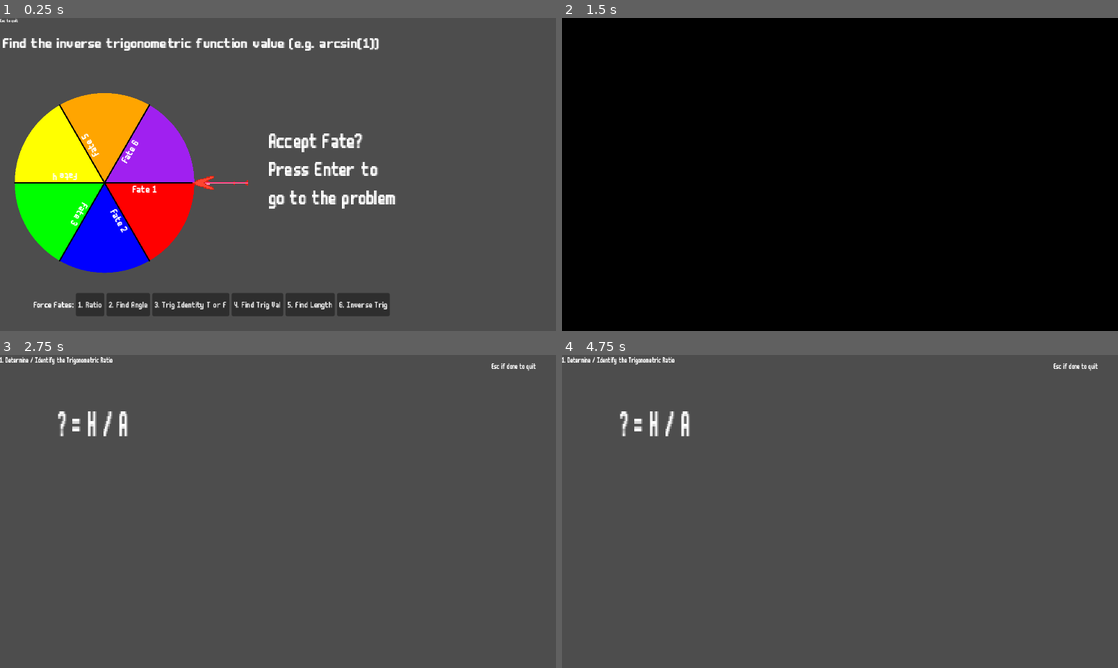
Above: before the commit, frames 1-4 (two rows, left to right).
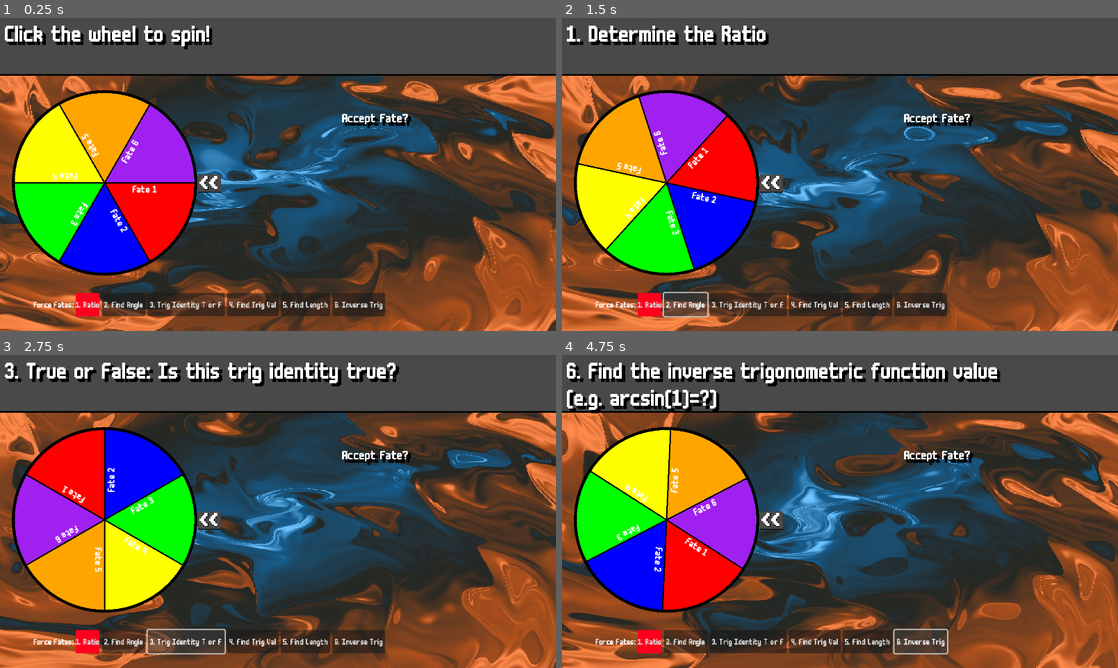
Above: after the commit, the same moments.

Repository: DinoStarBros/Spingonometry
Game: Godot game, scene res://screens/spingonometry/spingonometry.tscn
Two runs of this game, one before a commit and one after it. Both use one fixed random seed, a clock stepped at 60 frames per second and the inputs below.
Inputs (mouse positions are in pixels of both pictures, inside the frame that each line leads up to):
- Up to frame 1 (0.25 s): no input
- Up to frame 2 (1.5 s): click "1. Ratio" at 0.5 s; click (684, 305) at 1.25 s, where only the run after the commit has a clickable "2. Find Angle"
- Up to frame 3 (2.75 s): click (183, 642) at 2 s, where only the run after the commit has a clickable "3. Trig Identity T or F"
- Up to frame 4 (4.75 s): click (812, 642) at 2.75 s, where only the run after the commit has a clickable "4. Find Trig Val"; click (867, 642) at 3.5 s, where only the run after the commit has a clickable "5. Find Length"; click (923, 642) at 4.25 s, where only the run after the commit has a clickable "6. Inverse Trig"

The runs differ from the first frame. In frame 1, 68% of the frame differs, in the area x 0-100%, y 0-100%; in frame 2, 98%; in frame 3, 85%; in frame 4, 87%.

Commit message:
Refactor spingonometry UI and wheel controls
Changed spingonometry screen to use Control node, added shader background and music, and restyled force fate buttons. Updated wheel controls to use a custom 'spin' input action and improved visual feedback with new UI elements. Added 'How to play' button to title screen and refactored button layout. Minor fixes to question text and process function signatures.

Diff:
--- a/project.godot
+++ b/project.godot
@@ -54,6 +54,20 @@
 "events": [Object(InputEventKey,"resource_local_to_scene":false,"resource_name":"","device":-1,"window_id":0,"alt_press …(195 unchanged characters)…
 ]
 }
+spin={
+"deadzone": 0.2,
+"events": [Object(InputEventKey,"resource_local_to_scene":false,"resource_name":"","device":-1,"window_id":0,"alt_pressed":false,"shift_pressed":false,"ctrl_pressed":false,"meta_pressed":false,"pressed":false,"keycode":0,"physical_keycode":32,"key_label":0,"unicode":32,"location":0,"echo":false,"script":null)
+]
+}
+accept_fate={
+"deadzone": 0.2,
+"events": [Object(InputEventKey,"resource_local_to_scene":false,"resource_name":"","device":-1,"window_id":0,"alt_pressed":false,"shift_pressed":false,"ctrl_pressed":false,"meta_pressed":false,"pressed":false,"keycode":0,"physical_keycode":4194309,"key_label":0,"unicode":0,"location":0,"echo":false,"script":null)
+]
+}
+
+[input_devices]
+
+pointing/emulate_touch_from_mouse=true
 
 [rendering]
 
--- a/screens/inverse_trig/inverse_trig.gd
+++ b/screens/inverse_trig/inverse_trig.gd
@@ -17,7 +17,7 @@
 func _ready() -> void:
 	question_index = randi_range(0,2)
 
-func _process(delta: float) -> void:
+func _process(_delta: float) -> void:
 	%question.text = rand_questions[question_index]
 	%answer.text = answers[question_index]
 
--- a/screens/spingonometry/spingonometry.gd
+++ b/screens/spingonometry/spingonometry.gd
@@ -1,5 +1,6 @@
-extends Node2D
+extends Control
 
+@onready var wheel: Wheel = %wheel
 
 func _ready() -> void:
 	%"1".pressed.connect(force_1)
@@ -14,19 +15,57 @@
 		Global.change_scene("res://screens/title/title_screen.tscn")
 
 func force_1() -> void:
-	Global.change_scene(GScnRef.screen["f1"])
+	#Global.change_scene(GScnRef.screen["f1"])
+	#wheel.wheel.rotation_degrees = 330
+	if not wheel.spinning:
+		_create_property_tween(wheel.wheel, "rotation_degrees", 330)
 
 func force_2() -> void:
-	Global.change_scene(GScnRef.screen["f2"])
+	#Global.change_scene(GScnRef.screen["f2"])
+	#wheel.wheel.rotation_degrees = 270
+	if not wheel.spinning:
+		_create_property_tween(wheel.wheel, "rotation_degrees", 270)
 
 func force_3() -> void:
-	Global.change_scene(GScnRef.screen["f3"])
+	#Global.change_scene(GScnRef.screen["f3"])
+	#wheel.wheel.rotation_degrees = 210
+	if not wheel.spinning:
+		_create_property_tween(wheel.wheel, "rotation_degrees", 210)
 
 func force_4() -> void:
-	Global.change_scene(GScnRef.screen["f4"])
+	#Global.change_scene(GScnRef.screen["f4"])
+	#wheel.wheel.rotation_degrees = 150
+	if not wheel.spinning:
+		_create_property_tween(wheel.wheel, "rotation_degrees", 150)
 
 func force_5() -> void:
-	Global.change_scene(GScnRef.screen["f5"])
+	#Global.change_scene(GScnRef.screen["f5"])
+	#wheel.wheel.rotation_degrees = 90
+	if not wheel.spinning:
+		_create_property_tween(wheel.wheel, "rotation_degrees", 90)
 
 func force_6() -> void:
-	Global.change_scene(GScnRef.screen["f6"])
+	#Global.change_scene(GScnRef.screen["f6"])wheel.wheel.rotation_degrees = 30
+	#wheel.wheel.rotation_degrees = 30
+	if not wheel.spinning:
+		_create_property_tween(wheel.wheel, "rotation_degrees", 30)
+
+var tween : Tween
+var property_tween : Object
+var tween_ease : Object
+func _create_property_tween(
+	node:Node,
+	property: NodePath,
+	to:Variant,
+	time:float=0.5,
+	set_ease:Tween.EaseType=Tween.EASE_IN_OUT,
+	set_trans:Tween.TransitionType=Tween.TRANS_SINE
+	) -> void:
+
+	if tween:
+		tween.kill()
+
+	tween = create_tween()
+	property_tween = tween.tween_property(node, property, to, time)
+	tween_ease = property_tween.set_ease(set_ease)
+	tween_ease.set_trans(set_trans)
--- a/screens/spingonometry/spingonometry.tscn
+++ b/screens/spingonometry/spingonometry.tscn
@@ -1,20 +1,58 @@
-[gd_scene load_steps=3 format=3 uid="uid://ds6nmoxh8prgt"]
+[gd_scene load_steps=10 format=3 uid="uid://ds6nmoxh8prgt"]
 
 [ext_resource type="Script" uid="uid://dws8cegxai07w" path="res://screens/spingonometry/spingonometry.gd" id="1_jy4mf"]
+[ext_resource type="Shader" uid="uid://bhe5gtq46s652" path="res://shaders/balatro_bg.gdshader" id="3_g81br"]
 [ext_resource type="PackedScene" uid="uid://md4y0xd4jcq6" path="res://stuff/wheel/wheel.tscn" id="3_m6f1x"]
+[ext_resource type="AudioStream" uid="uid://dot5mpa7nqpj7" path="res://Audio/planemusic/CardTowerMenu.wav" id="4_m6f1x"]
 
-[node name="spingonometry" type="Node2D"]
+[sub_resource type="StyleBoxFlat" id="StyleBoxFlat_m6f1x"]
+bg_color = Color(0.9924428, 0, 0.11929154, 1)
+
+[sub_resource type="StyleBoxFlat" id="StyleBoxFlat_n2siu"]
+bg_color = Color(0.6797177, 0, 0.06600781, 1)
+
+[sub_resource type="StyleBoxFlat" id="StyleBoxFlat_5rnd7"]
+bg_color = Color(0.99994475, 0.42303133, 0.38035807, 1)
+
+[sub_resource type="StyleBoxFlat" id="StyleBoxFlat_ogyxe"]
+bg_color = Color(0.6797177, 0, 0.06600781, 1)
+
+[sub_resource type="ShaderMaterial" id="ShaderMaterial_g81br"]
+shader = ExtResource("3_g81br")
+shader_parameter/spin_rotation_speed = 2.0
+shader_parameter/move_speed = 7.0
+shader_parameter/offset = Vector2(0, 0)
+shader_parameter/colour_1 = Color(0.81253684, 0.35196674, 0.10389296, 1)
+shader_parameter/colour_2 = Color(0, 0.42, 0.706, 1)
+shader_parameter/colour_3 = Color(0.086, 0.137, 0.145, 1)
+shader_parameter/contrast = 3.5
+shader_parameter/lighting = 0.4
+shader_parameter/spin_amount = 0.095
+shader_parameter/pixel_filter = 740.0
+shader_parameter/is_rotating = false
+
+[node name="spingonometry" type="Control"]
+layout_mode = 3
+anchors_preset = 15
+anchor_right = 1.0
+anchor_bottom = 1.0
+grow_horizontal = 2
+grow_vertical = 2
 script = ExtResource("1_jy4mf")
 
 [node name="Label" type="Label" parent="."]
+visible = false
+layout_mode = 0
 offset_right = 40.0
 offset_bottom = 23.0
 text = "Esc to quit"
 
 [node name="wheel" parent="." instance=ExtResource("3_m6f1x")]
+unique_name_in_owner = true
 position = Vector2(361, 569)
 
 [node name="force_fates_buttons" type="HBoxContainer" parent="."]
+layout_mode = 0
 offset_left = 116.0
 offset_top = 949.0
 offset_right = 926.0
@@ -28,6 +66,10 @@
 [node name="1" type="Button" parent="force_fates_buttons"]
 unique_name_in_owner = true
 layout_mode = 2
+theme_override_styles/normal = SubResource("StyleBoxFlat_m6f1x")
+theme_override_styles/pressed = SubResource("StyleBoxFlat_n2siu")
+theme_override_styles/hover = SubResource("StyleBoxFlat_5rnd7")
+theme_override_styles/hover_pressed_mirrored = SubResource("StyleBoxFlat_ogyxe")
 text = "1. Ratio"
 
 [node name="2" type="Button" parent="force_fates_buttons"]
@@ -54,3 +96,20 @@
 unique_name_in_owner = true
 layout_mode = 2
 text = "6. Inverse Trig"
+
+[node name="balatro_bg" type="ColorRect" parent="."]
+z_index = -5
+material = SubResource("ShaderMaterial_g81br")
+layout_mode = 1
+anchors_preset = 15
+anchor_right = 1.0
+anchor_bottom = 1.0
+grow_horizontal = 2
+grow_vertical = 2
+mouse_filter = 2
+
+[node name="music" type="AudioStreamPlayer" parent="."]
+stream = ExtResource("4_m6f1x")
+volume_db = -10.0
+autoplay = true
+bus = &"Music"
--- a/screens/title/title_screen.gd
+++ b/screens/title/title_screen.gd
@@ -6,12 +6,21 @@
 	SceneManager.fade_in()
 	%numFallSpawnTimer.timeout.connect(_numfall_timer_timeout)
 
+
+	%play.pressed.connect(_on_play_pressed)
+	%how2play.pressed.connect(_how2play_pressed)
+	%quit.pressed.connect(_on_quit_pressed)
+
 func _on_play_pressed() -> void:
 	#Global.change_scene("res://screens/spingonometry/spingonometry.tscn")
 	Global.change_scene("res://screens/spingonometry/spingonometry.tscn")
 
+func _how2play_pressed() -> void:
+	pass
+
 func _on_quit_pressed() -> void:
 	get_tree().quit()
+
 
 func _numfall_timer_timeout() -> void:
 	for n in randi_range(1, 3):
--- a/screens/title/title_screen.tscn
+++ b/screens/title/title_screen.tscn
@@ -17,6 +17,21 @@
 [sub_resource type="StyleBoxFlat" id="StyleBoxFlat_7rk1i"]
 content_margin_bottom = 4.0
 bg_color = Color(0.9999998, 0.14295253, 0.10145304, 1)
+anti_aliasing = false
+
+[sub_resource type="StyleBoxFlat" id="StyleBoxFlat_1k1ey"]
+content_margin_bottom = 4.0
+bg_color = Color(0, 0.63127697, 0.19370607, 1)
+anti_aliasing = false
+
+[sub_resource type="StyleBoxFlat" id="StyleBoxFlat_le681"]
+content_margin_bottom = 4.0
+bg_color = Color(8.663535e-07, 0.35244143, 0.09171607, 1)
+anti_aliasing = false
+
+[sub_resource type="StyleBoxFlat" id="StyleBoxFlat_o2ied"]
+content_margin_bottom = 4.0
+bg_color = Color(5.8719515e-06, 0.7648428, 0.2402178, 1)
 anti_aliasing = false
 
 [sub_resource type="StyleBoxFlat" id="StyleBoxFlat_6usmv"]
@@ -71,23 +86,23 @@
 
 [node name="buttons" type="VBoxContainer" parent="."]
 layout_mode = 1
-anchors_preset = 8
+anchors_preset = 7
 anchor_left = 0.5
-anchor_top = 0.5
+anchor_top = 1.0
 anchor_right = 0.5
-anchor_bottom = 0.5
-offset_left = -158.0
-offset_top = 247.0
-offset_right = 1.0
-offset_bottom = 371.0
+anchor_bottom = 1.0
+offset_left = -230.0
+offset_top = -494.0
+offset_bottom = -309.0
 grow_horizontal = 2
-grow_vertical = 2
+grow_vertical = 0
 scale = Vector2(2, 2)
 size_flags_horizontal = 4
 size_flags_vertical = 8
 theme_override_constants/separation = 10
 
 [node name="play" type="Button" parent="buttons"]
+unique_name_in_owner = true
 layout_mode = 2
 theme_override_constants/outline_size = 10
 theme_override_font_sizes/font_size = 50
@@ -96,7 +111,18 @@
 theme_override_styles/hover = SubResource("StyleBoxFlat_7rk1i")
 text = "   Play   "
 
+[node name="how2play" type="Button" parent="buttons"]
+unique_name_in_owner = true
+layout_mode = 2
+theme_override_constants/outline_size = 10
+theme_override_font_sizes/font_size = 50
+theme_override_styles/normal = SubResource("StyleBoxFlat_1k1ey")
+theme_override_styles/pressed = SubResource("StyleBoxFlat_le681")
+theme_override_styles/hover = SubResource("StyleBoxFlat_o2ied")
+text = "How to play"
+
 [node name="quit" type="Button" parent="buttons"]
+unique_name_in_owner = true
 layout_mode = 2
 theme_override_constants/outline_size = 10
 theme_override_font_sizes/font_size = 50
@@ -114,10 +140,10 @@
 anchor_top = 0.5
 anchor_right = 0.5
 anchor_bottom = 0.5
-offset_left = -494.5
-offset_top = -100.5
-offset_right = 494.5
-offset_bottom = 100.5
+offset_left = -494.0
+offset_top = -347.0
+offset_right = 495.0
+offset_bottom = -146.0
 grow_horizontal = 2
 grow_vertical = 2
 theme_override_font_sizes/font_size = 200
@@ -162,9 +188,6 @@
 
 [node name="music" type="AudioStreamPlayer" parent="."]
 stream = ExtResource("3_7rk1i")
-volume_db = -15.0
+volume_db = -10.0
 autoplay = true
 bus = &"Music"
-
-[connection signal="pressed" from="buttons/play" to="." method="_on_play_pressed"]
-[connection signal="pressed" from="buttons/quit" to="." method="_on_quit_pressed"]
--- a/screens/trig_identity_TorF/trig_identity_tor_f.gd
+++ b/screens/trig_identity_TorF/trig_identity_tor_f.gd
@@ -1,8 +1,8 @@
 extends Node2D
 
 var question_index : int = 0
-var ranodm_questions : Array[String] =[
-	"sin2 + cos2 = 2",
+var ranodm_questions : Array[String] = [
+	"sin² + cos² = ",
 	"tan = sin / cos",
 	"csc = 1 / cos",
 	"csc = 1 / sin"
--- a/shaders/balatro_bg.gdshader
+++ b/shaders/balatro_bg.gdshader
@@ -1,4 +1,3 @@
-
 shader_type canvas_item;
 //took it directly from balatro source code
 //buy balatro now: https://www.playbalatro.com
--- a/stuff/wheel/wheel.gd
+++ b/stuff/wheel/wheel.gd
@@ -13,6 +13,7 @@
 	await get_tree().create_timer(0.1).timeout
 	%fateSelected.stop()
 
+
 func start_spin() -> void:
 	if not spinning and rot_vel <= 10:
 		fate_accepted = false
@@ -21,7 +22,7 @@
 		%startDecelerateTimer.start(randf_range(0.7,1.2))
 
 func _input(_event: InputEvent) -> void:
-	if Input.is_action_just_pressed("space"):
+	if Input.is_action_just_pressed("spin"):
 		start_spin()
 
 	if Input.is_action_just_pressed("Enter") and fate_accepted:
@@ -91,7 +92,8 @@
 		problem_scn_str = GScnRef.screen["f5"]
 
 	elif wheel.rotation_degrees > quadrants[5].x and wheel.rotation_degrees < quadrants[5].y:
-		debug_txt.text = "6. Find the inverse trigonometric function value (e.g. arcsin(1))"
+		debug_txt.text = "6. Find the inverse trigonometric function value
+		(e.g. arcsin(1)=?)"
 		problem_scn_str = GScnRef.screen["f6"]
 
 var click_just_played : bool = false
--- a/stuff/wheel/wheel.tscn
+++ b/stuff/wheel/wheel.tscn
@@ -6,14 +6,38 @@
 [ext_resource type="AudioStream" uid="uid://1ch63fbrbyjn" path="res://Audio/goodresult-82807.mp3" id="5_diyo3"]
 [ext_resource type="Script" uid="uid://bweh8jvtipns3" path="res://stuff/wheel/proc_wheel.gd" id="5_ltls0"]
 
+[sub_resource type="LabelSettings" id="LabelSettings_diyo3"]
+font_size = 90
+shadow_size = 5
+shadow_color = Color(0, 0, 0, 1)
+shadow_offset = Vector2(10, 10)
+
+[sub_resource type="LabelSettings" id="LabelSettings_ltls0"]
+font_size = 50
+shadow_size = 5
+shadow_color = Color(0, 0, 0, 1)
+shadow_offset = Vector2(10, 10)
+
+[sub_resource type="LabelSettings" id="LabelSettings_cjt4m"]
+font_size = 100
+shadow_size = 5
+shadow_color = Color(0, 0, 0, 1)
+
+[sub_resource type="CircleShape2D" id="CircleShape2D_ltls0"]
+radius = 323.65
+
 [node name="wheel" type="Node2D"]
 script = ExtResource("1_6uonh")
 
-[node name="proc_wheel" type="Node2D" parent="."]
+[node name="shadow_wheel" type="Node2D" parent="."]
+modulate = Color(0, 0, 0, 1)
+z_index = 1
 scale = Vector2(1.6, 1.6)
+script = ExtResource("5_ltls0")
 
 [node name="wheel" type="Node2D" parent="."]
 unique_name_in_owner = true
+z_index = 2
 scale = Vector2(1.55, 1.55)
 script = ExtResource("5_ltls0")
 
@@ -106,6 +130,8 @@
 text = "Fate 6"
 
 [node name="pointer" type="Sprite2D" parent="."]
+visible = false
+z_index = 3
 position = Vector2(400, 0)
 scale = Vector2(3, 3)
 texture = ExtResource("3_l6a76")
@@ -116,28 +142,44 @@
 
 [node name="debug_txt" type="Label" parent="."]
 unique_name_in_owner = true
-offset_left = -351.0
-offset_top = -512.0
-offset_right = 109.0
-offset_bottom = -489.0
-scale = Vector2(3.87621, 3.2762)
-text = "Find the inverse trigonometric function value (e.g. arcsin(1))"
+offset_left = -344.0
+offset_top = -562.0
+offset_right = 1756.0
+offset_bottom = -461.0
+text = "Click the wheel to spin!"
+label_settings = SubResource("LabelSettings_diyo3")
+
+[node name="big_text_bg" type="ColorRect" parent="."]
+show_behind_parent = true
+z_index = -1
+offset_left = -445.0
+offset_top = -574.0
+offset_right = 2027.0
+offset_bottom = -375.0
+color = Color(0.28729492, 0.28729492, 0.2872949, 1)
+
+[node name="big_text_bg_shadow" type="ColorRect" parent="big_text_bg"]
+show_behind_parent = true
+z_index = -1
+layout_mode = 0
+offset_left = 7.0
+offset_top = 6.0
+offset_right = 2479.0
+offset_bottom = 205.0
+color = Color(0, 0, 0, 1)
 
 [node name="accept_fate" type="Node2D" parent="."]
 unique_name_in_owner = true
-visible = false
-position = Vector2(1166, -145)
-scale = Vector2(5.33803, 5.56034)
+position = Vector2(551, -304)
 
 [node name="Label" type="Label" parent="accept_fate"]
-offset_left = -112.401
-offset_top = -7.91316
-offset_right = 26.5989
-offset_bottom = 67.0868
-scale = Vector2(0.840434, 0.877921)
-text = "Accept Fate?
-Press Enter to
-go to the problem"
+offset_left = -78.0
+offset_top = 52.99999
+offset_right = 847.0
+offset_bottom = 509.0
+text = "Accept Fate?"
+label_settings = SubResource("LabelSettings_ltls0")
+horizontal_alignment = 1
 
 [node name="spinClick" type="AudioStreamPlayer" parent="."]
 unique_name_in_owner = true
@@ -151,4 +193,35 @@
 pitch_scale = 1.2
 bus = &"SFX"
 
+[node name="point_arrow" type="Label" parent="."]
+offset_left = 328.0
+offset_top = -62.0
+offset_right = 395.0
+offset_bottom = 39.0
+text = "<<"
+label_settings = SubResource("LabelSettings_cjt4m")
+
+[node name="pa_bg" type="ColorRect" parent="point_arrow"]
+show_behind_parent = true
+layout_mode = 0
+offset_left = -7.0
+offset_top = 33.0
+offset_right = 73.0
+offset_bottom = 93.0
+color = Color(0.28729492, 0.28729492, 0.2872949, 1)
+
+[node name="pa_bg_shadow" type="ColorRect" parent="point_arrow/pa_bg"]
+show_behind_parent = true
+layout_mode = 0
+offset_left = 2.0
+offset_top = 2.0
+offset_right = 82.0
+offset_bottom = 62.0
+color = Color(0, 0, 0, 1)
+
+[node name="clickWheel" type="TouchScreenButton" parent="."]
+z_index = 4
+shape = SubResource("CircleShape2D_ltls0")
+action = "spin"
+
 [connection signal="timeout" from="startDecelerateTimer" to="." method="_on_start_decelerate_timer_timeout"]
Not shown: 1 places in screens/title/title_screen.tscn that only renumber resources
Not shown: 1 places in stuff/wheel/wheel.tscn that only renumber resources
